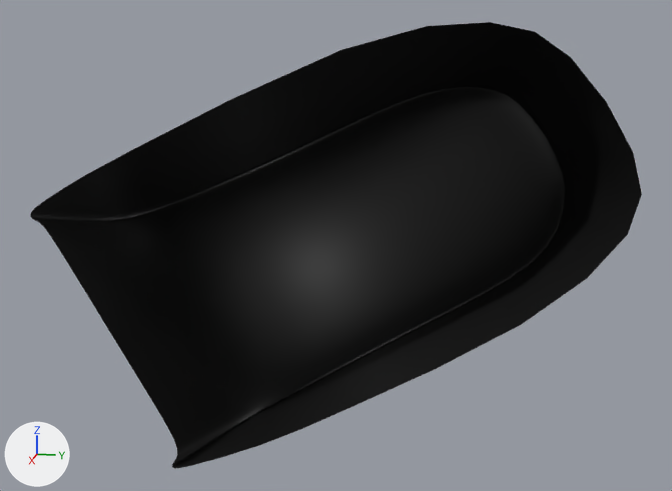
Two versions of the FBX model interface/resources/meshes/controller/touch/touch_l_bumper.fbx, one commit apart.
The view is the same before and after, from a 50 mm camera at (0.0433, 0.0325, -0.0168) aimed at (0.0003, 0.0239, -0.0276). The lights are fixed; the arrows at lower left show +X, +Y and +Z.

Objects in the first picture: 'main_trigger_PLY.001'.
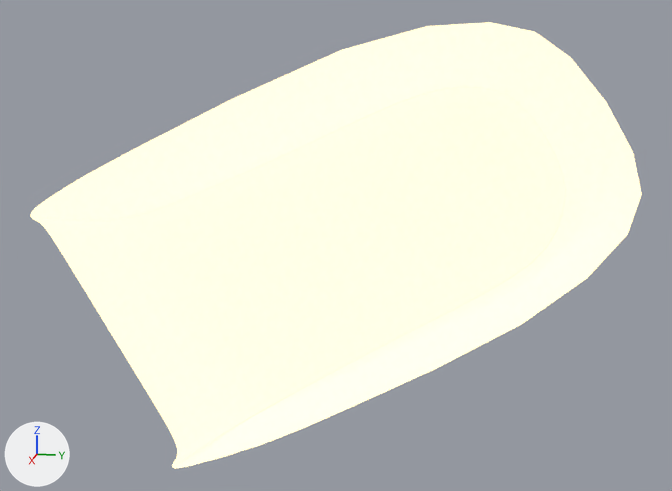
Commit message: Fix emissive channel on touch models

What differs and where, as boxes (x1, y1, x2, y2) in the pictures (672 x 491 px):
'main_trigger_PLY.001', recoloured (black to white)
    both: (30, 22, 642, 469)

The edits, one by one:
Picture 'L_controller-highlight_DIF.jpg' (img_l_controller_highlight_dif_jpg) is new.
Material 'highlight' (mat_highlight) is new.
Uses the picture img_l_controller_highlight_dif_jpg.
me_untitled_008 has 509 vertices, 485 faces and spans x -0.0086..0.0088, y 0.0116..0.0374, z -0.0373..-0.0171.
me_untitled_008 no longer uses material mat_body.
me_untitled_008 now uses material mat_highlight.
